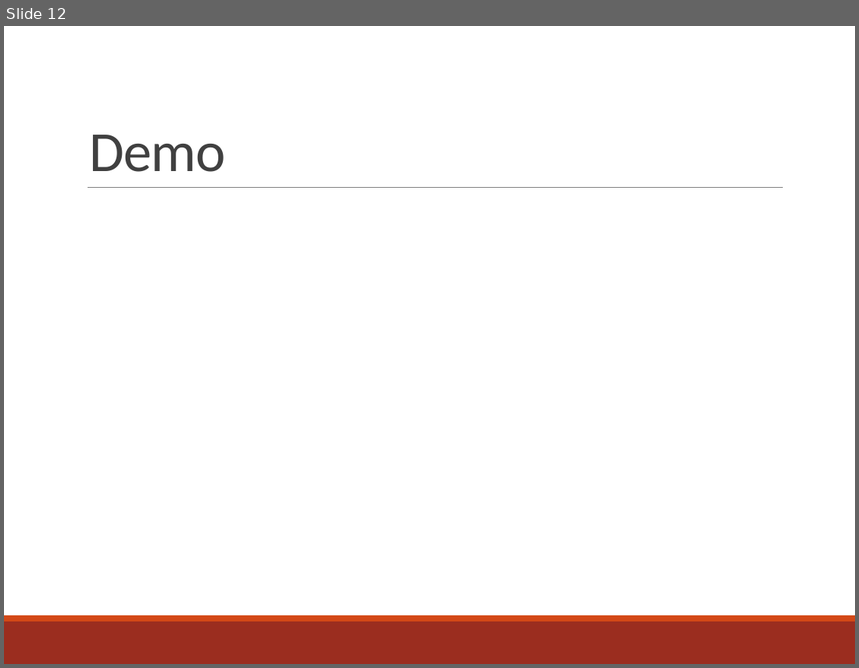
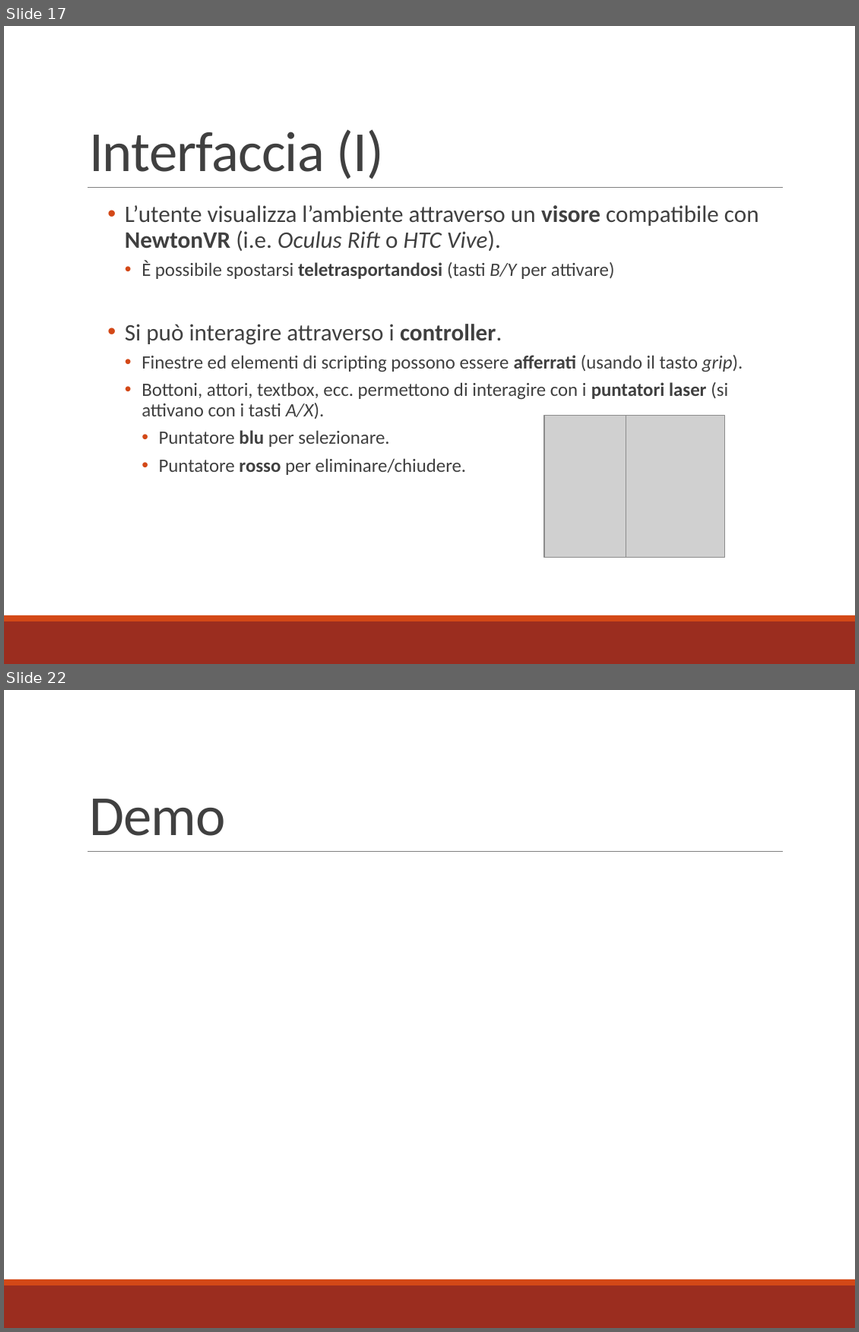
Before and after one commit to mbosc/scartch, a slide deck: Presentazione.pptx. Shown one above the other, each under a label of ours: slide 12 before the commit, slides 17 and 22 after it; the slides between them are not shown. The pictures are 859x668 and 859x1332 pixels, drawn with LibreOffice and Linux fonts; fonts in the diff are those of the drawing; grey boxes stand for pictures. Boxes give left, top, right and bottom in pixels: in the first picture for what was removed or moved away, otherwise in the second. Text is boxed around its words. In the diff, an @@ line names an element or a change of style, - is before the commit and + after.

```diff
--- a/Presentazione.pptx
+++ b/Presentazione.pptx
@@ slide 17 added at (x1=4, y1=26, x2=855, y2=664), background #FFFFFF; not listed: 3 template elements that a slide beside it also shows @@
@@ title added at (x1=89, y1=129, x2=383, y2=179), 48 pt, text #404040 @@
+Interfaccia (I)
@@ text added at (x1=125, y1=205, x2=759, y2=475), 16 pt, text #404040 @@
+  • L’utente visualizza l’ambiente attraverso un visore compatibile con NewtonVR (i.e. Oculus Rift o HTC Vive).
+    • È possibile spostarsi teletrasportandosi (tasti B/Y per attivare)
+  • Si può interagire attraverso i controller.
+    • Finestre ed elementi di scripting possono essere afferrati (usando il tasto grip).
+    • Bottoni, attori, textbox, ecc. permettono di interagire con i puntatori laser (si attivano con i tasti A/X).
+      • Puntatore blu per selezionare.
+      • Puntatore rosso per eliminare/chiudere.
@@ picture added at (x1=544, y1=416, x2=643, y2=558) @@
@@ picture added at (x1=626, y1=416, x2=725, y2=558) @@
@@ what was slide 12 is now slide 22 @@
```
Also in this commit, not shown: 7 slides changed, 10 other slides added, 1 slide removed, 18 other files.
